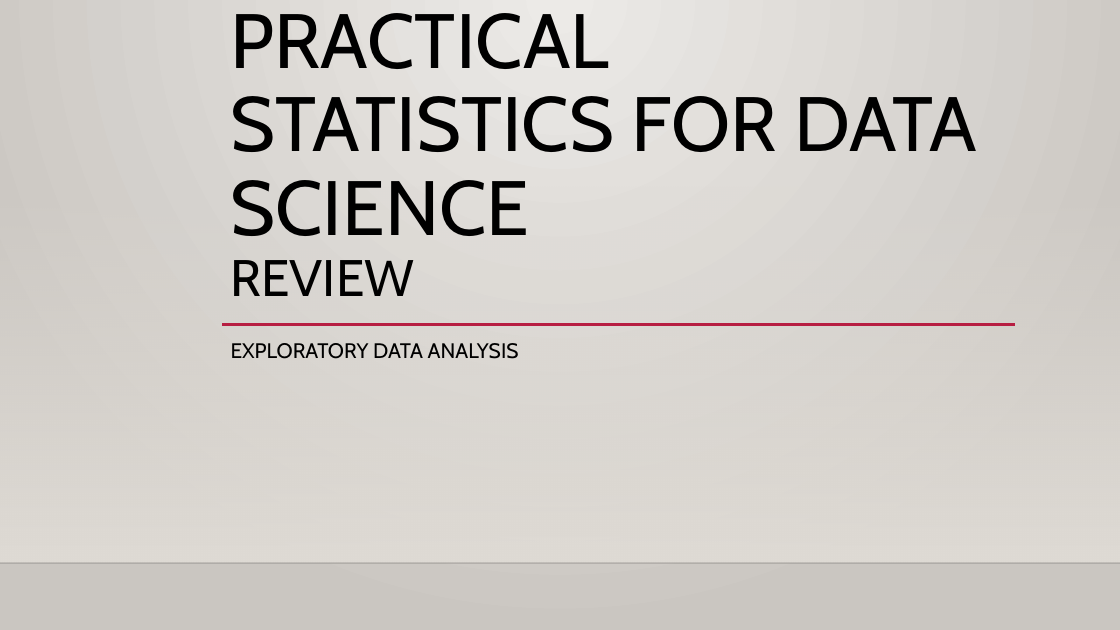
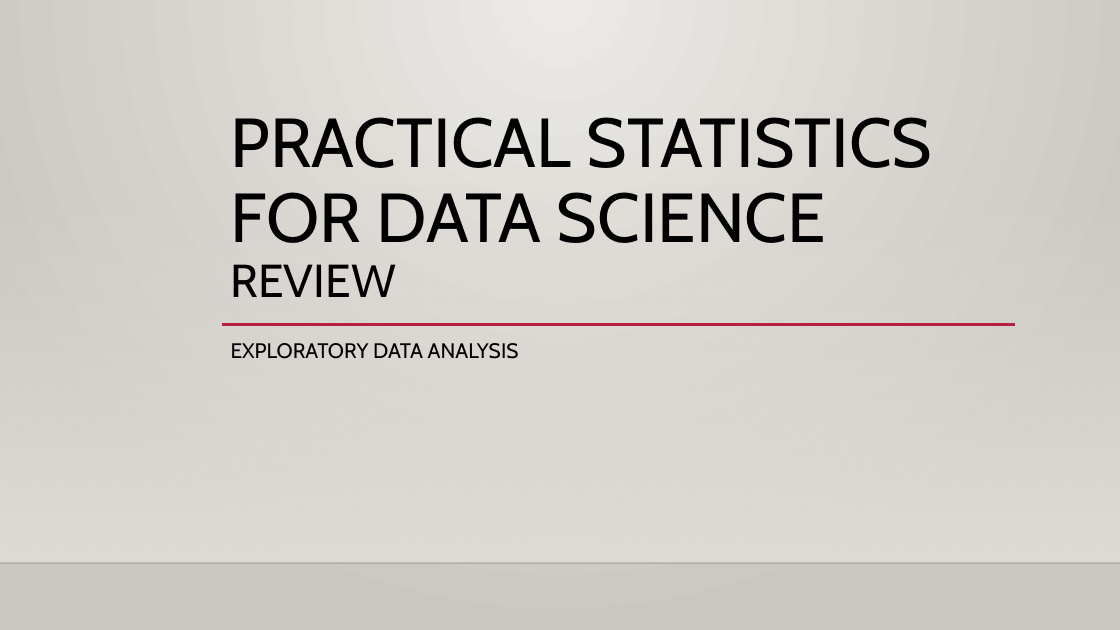
Before and after one commit to AdolfoCastilloC/StatisticsForDS, a slide deck: slide 1 of ppt/Practical Statistics for Data science_Chapter3.pptx. Drawn at 1120x630 pixels with LibreOffice and Linux fonts; fonts in the diff are those of the drawing; background and template pictures are left out. Boxes give left, top, right and bottom in pixels: in the first picture for what was removed or moved away, otherwise in the second. Text is boxed around its words. In the diff, an @@ line names an element or a change of style, - is before the commit and + after.

```diff
--- a/ppt/Practical Statistics for Data science_Chapter3.pptx
+++ b/ppt/Practical Statistics for Data science_Chapter3.pptx
@@ title "PRACTICAL STATISTICS FOR DATA SCIENCE ..." at box(231, 117, 933, 297): size 66 to 59.4 pt in "PRACTICAL STATISTICS FOR DATA SCIENCE"; size 44 to 39.6 pt in "REVIEW" @@
```
Also in this commit, not shown: 1 other slide changed, 8 slides added, 1 slide removed.
